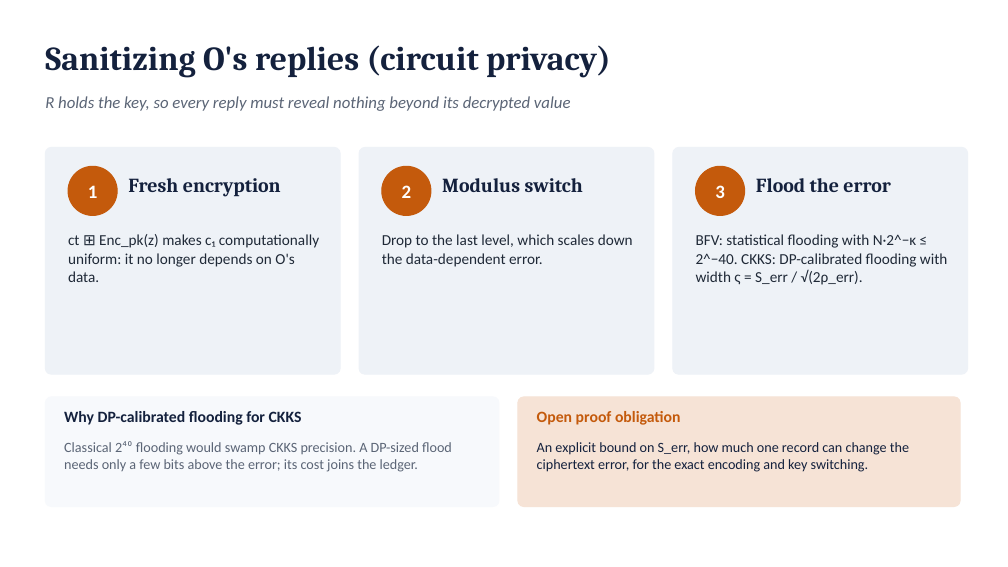
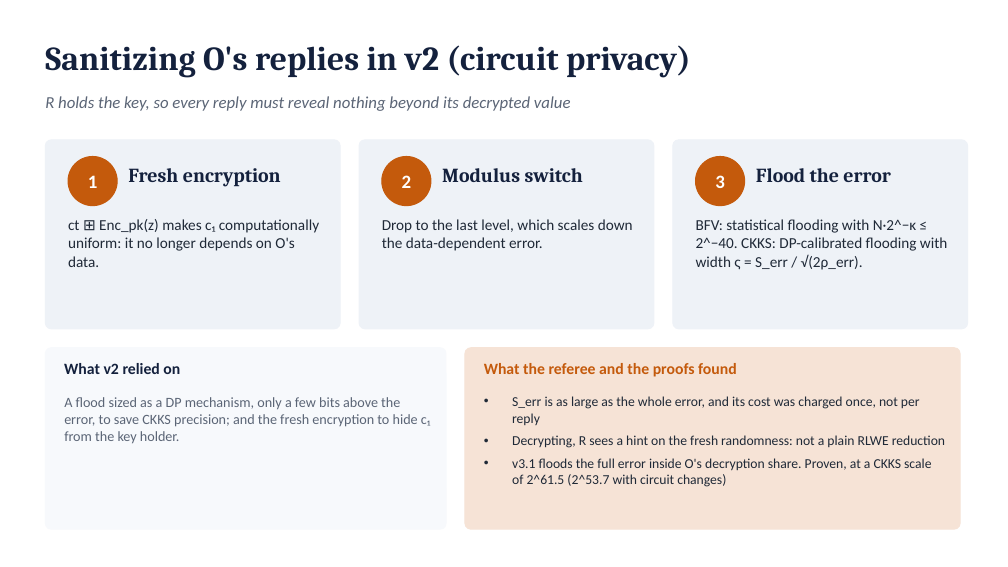
Before and after one commit to shukabh/VerticalFederatedRegression, a slide deck: slide 17 of slides/vfl_scenarioB_deck.pptx. Drawn at 1008x567 pixels with LibreOffice and Linux fonts; fonts in the diff are those of the drawing. Boxes give left, top, right and bottom in pixels: in the first picture for what was removed or moved away, otherwise in the second. Text is boxed around its words. In the diff, an @@ line names an element or a change of style, - is before the commit and + after.

```diff
--- a/slides/vfl_scenarioB_deck.pptx
+++ b/slides/vfl_scenarioB_deck.pptx
@@ text at [45, 45, 691, 78]: text changed @@
-Sanitizing O's replies (circuit privacy)
+Sanitizing O's replies in v2 (circuit privacy)
@@ rounded rectangle: place and size @@
-rounded rectangle at [45, 147, 340, 374]
+rounded rectangle at [45, 140, 340, 329]
@@ rounded rectangle: place and size @@
-rounded rectangle at [359, 147, 654, 374]
+rounded rectangle at [359, 140, 654, 329]
@@ rounded rectangle: place and size @@
-rounded rectangle at [673, 147, 968, 374]
+rounded rectangle at [673, 140, 968, 329]
@@ 6 texts, 3 ellipses: place and size @@
-6 texts, 3 ellipses at [68, 166, 891, 216]
+6 texts, 3 ellipses at [68, 157, 891, 206]
@@ text "ct ⊞ Enc_pk(z) makes c₁ ...": place and size @@
-text "ct ⊞ Enc_pk(z) makes c₁ ..." at [68, 234, 319, 282]
+text "ct ⊞ Enc_pk(z) makes c₁ ..." at [68, 219, 319, 267]
@@ text "Drop to the last level, ...": place and size @@
-text "Drop to the last level, ..." at [382, 234, 633, 267]
+text "Drop to the last level, ..." at [382, 219, 633, 251]
@@ text "BFV: statistical flooding with N·2^−κ ...": place and size @@
-text "BFV: statistical flooding with N·2^−κ ..." at [696, 234, 947, 285]
+text "BFV: statistical flooding with N·2^−κ ..." at [696, 219, 947, 270]
@@ proportions changed in 5 elements at [45, 140, 340, 329], [359, 140, 654, 329], [673, 140, 968, 329], [465, 348, 960, 529], [45, 348, 446, 529] @@
@@ rounded rectangle: place and size @@
-rounded rectangle at [45, 397, 499, 507]
+rounded rectangle at [45, 348, 446, 529]
@@ rounded rectangle: place and size @@
-rounded rectangle at [518, 397, 960, 507]
+rounded rectangle at [465, 348, 960, 529]
@@ text at [64, 363, 180, 374]: text changed @@
-Why DP-calibrated flooding for CKKS
+What v2 relied on
@@ text at [484, 363, 737, 377]: text changed @@
-Open proof obligation
+What the referee and the proofs found
@@ text at [64, 397, 430, 444]: text changed @@
-Classical 2⁴⁰ flooding would swamp CKKS precision. A DP-sized flood needs only a few bits above the error; its cost joins the ledger.
+A flood sized as a DP mechanism, only a few bits above the error, to save CKKS precision; and the fresh encryption to hide c₁ from the key holder.
@@ text at [512, 396, 945, 487]: text changed; size 13.5 to 13 pt; text colour #14213D to #1F2937 @@
-An explicit bound on S_err, how much one record can change the ciphertext error, for the exact encoding and key switching.
+• S_err is as large as the whole error, and its cost was charged once, not per reply
+• Decrypting, R sees a hint on the fresh randomness: not a plain RLWE reduction
+• v3.1 floods the full error inside O's decryption share. Proven, at a CKKS scale of 2^61.5 (2^53.7 with circuit changes)
```
Also in this commit, not shown: 20 other slides changed, 5 slides added, 3 other files.
